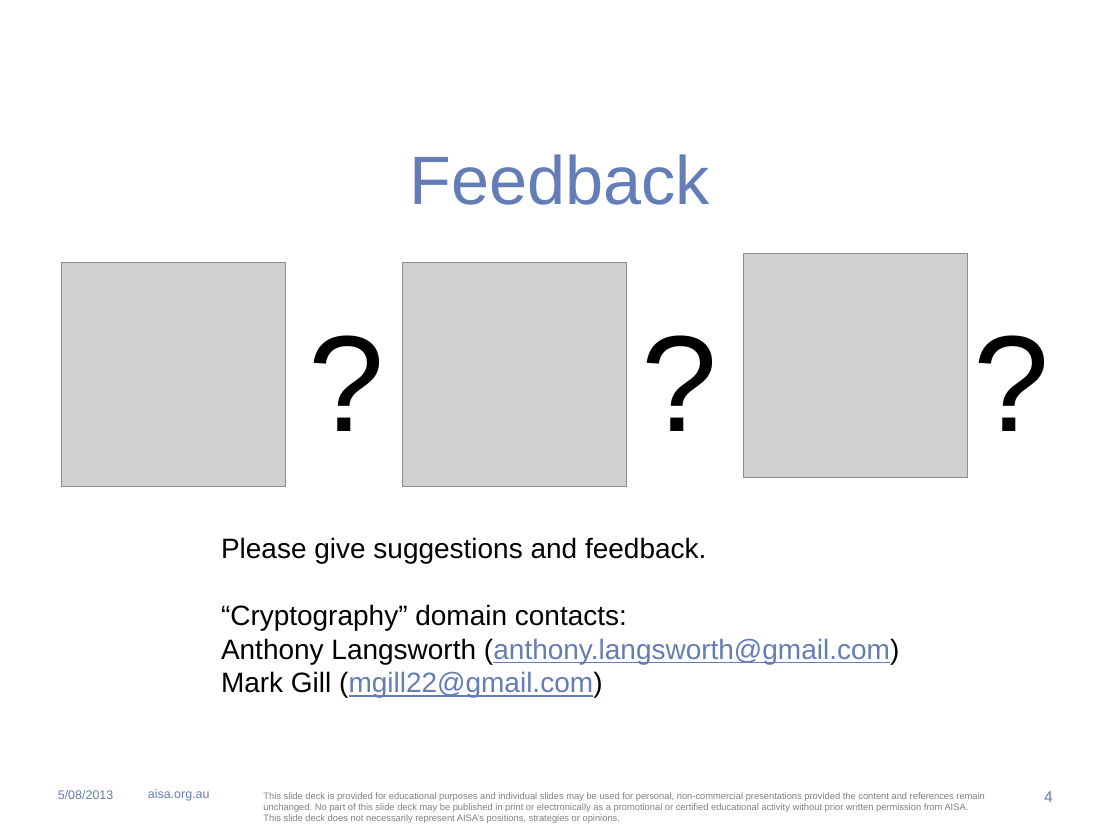
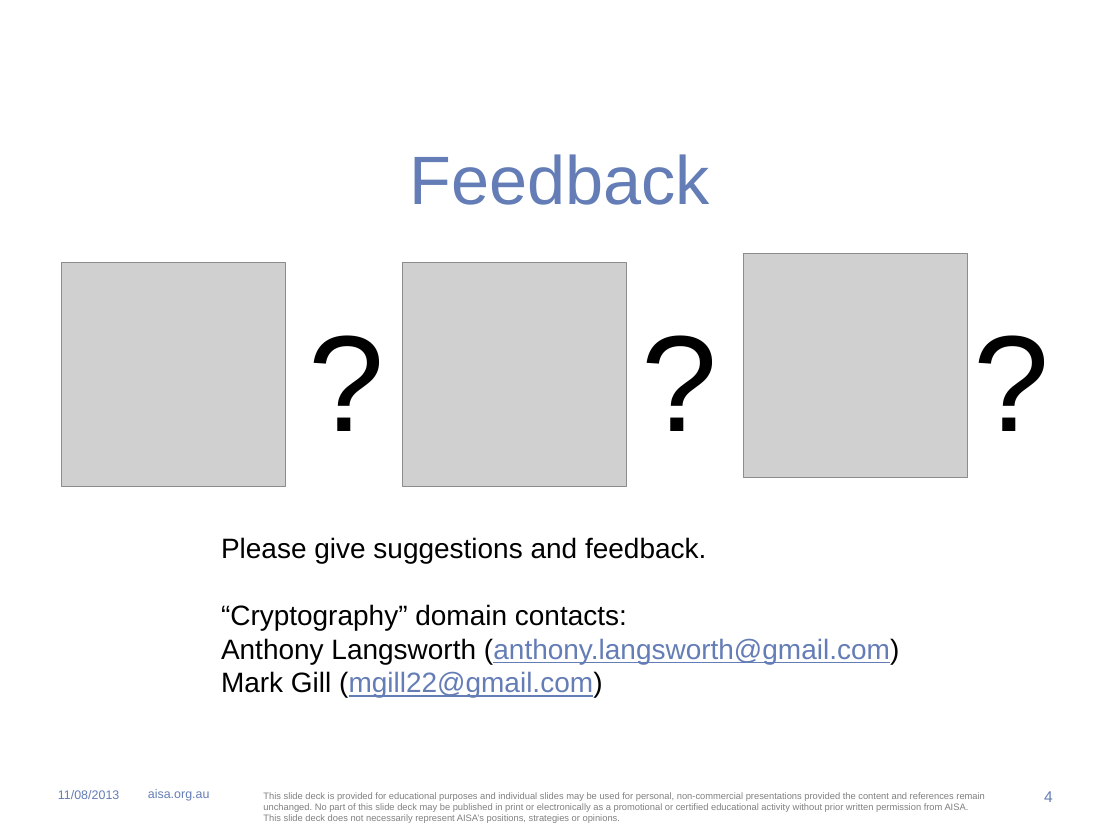
Before and after one commit to anthonylangsworth/AISACISSP, a slide deck: slide 4 of AISA CISSP - Cryptography.pptx. Drawn at 1120x840 pixels with LibreOffice and Linux fonts; fonts in the diff are those of the drawing; grey boxes stand for pictures; background and template pictures are left out. Boxes give left, top, right and bottom in pixels: in the first picture for what was removed or moved away, otherwise in the second. Text is boxed around its words. In the diff, an @@ line names an element or a change of style, - is before the commit and + after.

```diff
--- a/AISA CISSP - Cryptography.pptx
+++ b/AISA CISSP - Cryptography.pptx
@@ text at (x1=58, y1=790, x2=119, y2=799): text changed @@
-5/08/2013
+11/08/2013
```
Also in this commit, not shown: 159 other slides changed.
